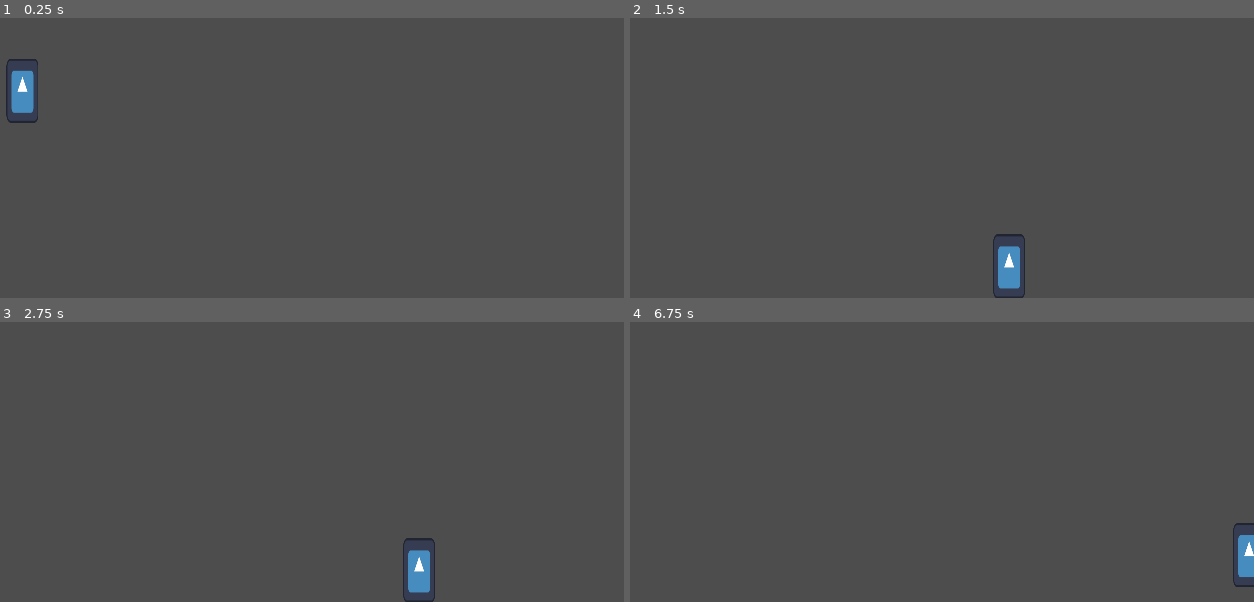
Above: before the commit, frames 1-4 (two rows, left to right).
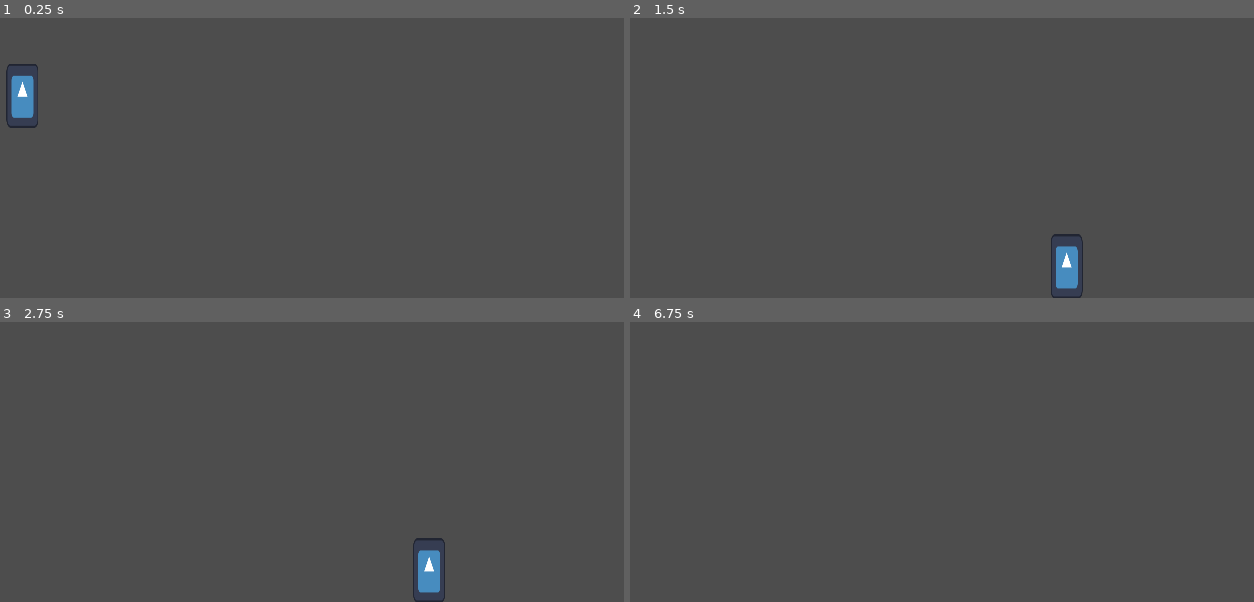
Above: after the commit, the same moments.

Repository: SliverOfStraw0/on-groung-platformer
Game: Godot game, scene res://scenes/main.tscn
Same seed, same stepped clock (60 frames per second), same inputs: the game is played once before the commit and once after it. The engine's default icon, where the game draws it, is replaced by a stand-in: a white triangle on a blue panel in a dark square.
Inputs:
- Up to frame 1 (0.25 s): no input
- Up to frame 2 (1.5 s): tap Enter (ui_accept) at 0.5, 0.77 s; hold Right (right) from 0.53 s (still down); tap Ctrl (slideStomp, bound only after the commit) at 0.6, 1.35 s
- Up to frame 3 (2.75 s): tap Enter (ui_accept) at 1.52 s; release Right (right) at 2.03 s; hold A (left) from 2.03 s (still down); tap Ctrl (slideStomp, bound only after the commit) at 2.1 s
- Up to frame 4 (6.75 s): release A (left) at 2.78 s; hold Right (right) 2.78-4.28 s; tap Ctrl (slideStomp, bound only after the commit) every 0.75 s from 2.85 to 6.6 s; tap Enter (ui_accept) at 3.02, 3.77, 4.25, 4.52, 5, 5.75, 6.02, 6.5 s; hold A (left) 4.28-5.03 s; hold Right (right) 5.03-5.78 s; hold A (left) from 5.78 s (still down)

The runs differ from the first frame. In frame 1, 0.4% of the frame differs, in the area x 0-7%, y 14-40%; in frame 2, 1.4%, in the area x 58-73%, y 77-100%; in frame 3, 0.7%; in frame 4, 0.5%.

Commit message:
slide and ground pound code + more fucntions
added most not all of the things that are needed for the slide and ground pound. the ground pound is finished but I need to finish the slide. I need to shrink the hitbox. I made separate functions for the basic movement and the other movements like the ground pound / slide.

Diff:
--- a/project.godot
+++ b/project.godot
@@ -35,6 +35,11 @@
 , Object(InputEventKey,"resource_local_to_scene":false,"resource_name":"","device":-1,"window_id":0,"alt_pressed":false …(183 unchanged characters)…
 ]
 }
+slideStomp={
+"deadzone": 0.5,
+"events": [Object(InputEventKey,"resource_local_to_scene":false,"resource_name":"","device":-1,"window_id":0,"alt_pressed":false,"shift_pressed":false,"ctrl_pressed":false,"meta_pressed":false,"pressed":false,"keycode":0,"physical_keycode":4194326,"key_label":0,"unicode":0,"location":0,"echo":false,"script":null)
+]
+}
 
 [rendering]
 
--- /dev/null
+++ b/scenes/main_cam.tscn
@@ -0,0 +1,3 @@
+[gd_scene format=3 uid="uid://vbbgv6bvhf73"]
+
+[node name="mainCam" type="Camera2D"]
--- a/scripts/main_player.gd
+++ b/scripts/main_player.gd
@@ -1,19 +1,38 @@
 extends CharacterBody2D
 
-@export var acc = 100
-@export var maxSpeed = 800
+@export var acc = 200
+@export var drag = 0.025
+
+@export var defMaxSpeed = 900
+var maxSpeed = defMaxSpeed
+
+
 
 @export var maxJumps = 1
 @export var currentJump = 0
 
-@export var gravity = 2200
+@export var defultGrav = 2500
+var gravity = defultGrav
 
-@export var JUMP_VELOCITY = 40000.0
+@export var JUMP_VELOCITY = 50000.0
 
 
 
 func _physics_process(delta: float) -> void:
-	# Add the gravity.
+
+	slideAndStopMovement(delta)
+	basicMovement(delta)
+
+	if $RayCast2D.is_colliding():
+		currentJump = 0
+		gravity = defultGrav
+
+	move_and_slide()
+
+
+
+
+func basicMovement(delta):
 	if not is_on_floor():
 		velocity.y += gravity * delta
 
@@ -24,16 +43,19 @@
 
 		velocity.x = min(velocity.x + acc, maxSpeed)
 	else:
-		velocity.x = lerp(velocity.x, 0.0, 0.01)
+		velocity.x = lerp(velocity.x, 0.0, drag)
 
-	# Handle jump.
 
 	if Input.is_action_just_pressed("ui_accept") and currentJump < maxJumps:
 		currentJump += 1
 		velocity.y = -JUMP_VELOCITY * delta
 
-	if $RayCast2D.is_colliding():
-		currentJump = 0
-
-
-	move_and_slide()
+func slideAndStopMovement(delta):
+	if Input.is_action_just_pressed("slideStomp"):
+		if !$RayCast2D.is_colliding():
+			gravity = 50000
+		else:
+			gravity = defultGrav
+			maxSpeed = 2000
+	elif Input.is_action_just_released("slideStomp"):
+		maxSpeed = defMaxSpeed
